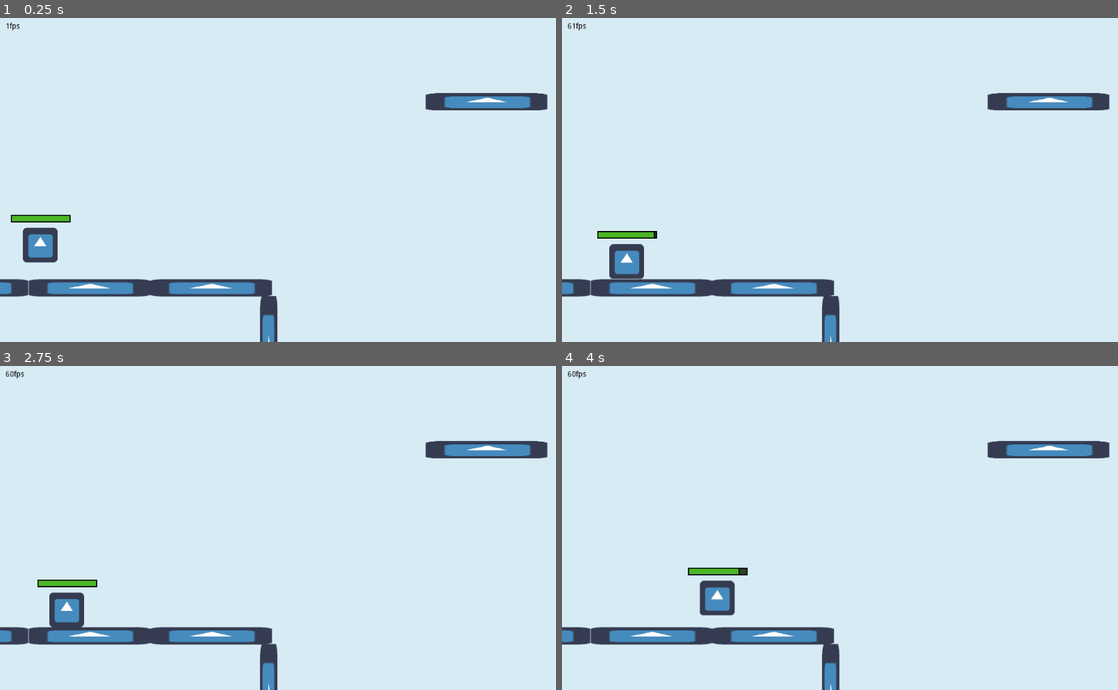
Above: before the commit, frames 1-4 (two rows, left to right).
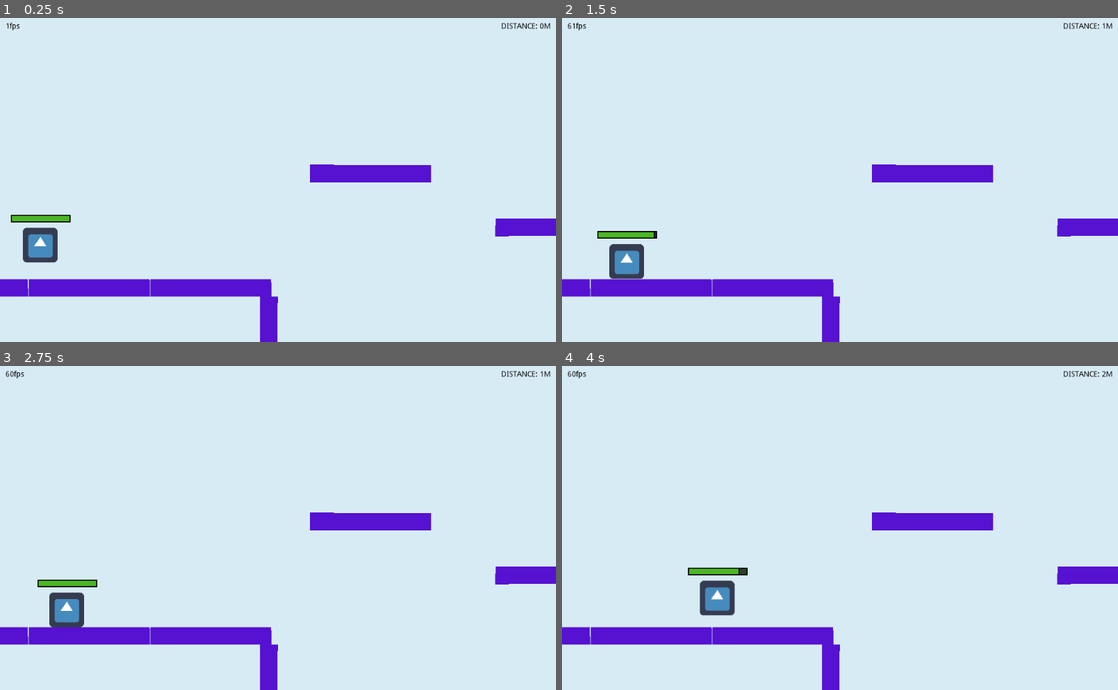
Above: after the commit, the same moments.

Repository: iwilliams/wildjam-15
Game: Godot game, scene res://Main.tscn
Two runs of this game, one before a commit and one after it. Both use one fixed random seed, a clock stepped at 60 frames per second and the inputs below. The engine's default icon, where the game draws it, is replaced by a stand-in: a white triangle on a blue panel in a dark square.
Inputs:
- Up to frame 1 (0.25 s): no input
- Up to frame 2 (1.5 s): hold D (move_right) 0.53-1.28 s; tap Space (jump) at 0.77 s; hold A (move_left) from 1.28 s (still down)
- Up to frame 3 (2.75 s): tap Space (jump) at 1.52 s; release A (move_left) at 2.03 s; hold D (move_right) from 2.03 s (still down)
- Up to frame 4 (4 s): tap Space (jump) at 3.02, 3.77 s; release D (move_right) at 3.53 s; hold A (move_left) from 3.53 s (still down)

The runs differ from the first frame. In frame 1, 6.2% of the frame differs, in the area x 0-100%, y 1-100%; in frame 2, 6.2%; in frame 3, 6.2%; in frame 4, 6.2%.

Commit message:
Platform updates

Diff:
--- a/Main.gd
+++ b/Main.gd
@@ -7,6 +7,7 @@
 
 onready var player = get_node("Player")
 onready var stamina_bar = get_node("Player/StaminaBar")
+onready var score_label = get_node("HUD/Container/Score")
 
 # Called when the node enters the scene tree for the first time.
 func _ready():
@@ -15,6 +16,7 @@
 
 func _process(delta):
   stamina_bar.value = player.stamina
+  score_label.text = "DISTANCE: " + str(floor(player.position.x/100)) + "M"
   pass
 
 func create_room(position):
--- a/Main.tscn
+++ b/Main.tscn
@@ -83,11 +83,23 @@
 [node name="HUD" type="CanvasLayer" parent="."]
 editor/display_folded = true
 
-[node name="Debug" type="Label" parent="HUD"]
+[node name="Container" type="MarginContainer" parent="HUD"]
+anchor_right = 1.0
 margin_left = 10.0
 margin_top = 10.0
-margin_right = 40.0
+margin_right = -10.0
+margin_bottom = 14.0
+
+[node name="Debug" type="Label" parent="HUD/Container"]
+margin_right = 1004.0
 margin_bottom = 14.0
 custom_colors/font_color = Color( 0, 0, 0, 1 )
 text = "60fps"
 script = ExtResource( 5 )
+
+[node name="Score" type="Label" parent="HUD/Container"]
+margin_right = 1004.0
+margin_bottom = 14.0
+custom_colors/font_color = Color( 0, 0, 0, 1 )
+text = "DISTANCE: 00M"
+align = 2
--- a/Platform.gd
+++ b/Platform.gd
@@ -1,15 +1,24 @@
 extends RigidBody2D
 
 export var should_fall = true
+var is_falling = false
 
 # Called when the node enters the scene tree for the first time.
 func _ready():
   pass # Replace with function body.
 
+func _start_falling(animation):
+  mode = RigidBody2D.MODE_CHARACTER
+  pass
+
 func _on_Platform_body_entered(body):
   print("Landed on")
-  if should_fall && mode != RigidBody2D.MODE_CHARACTER:
+  if should_fall && !is_falling:
+    is_falling = true
     get_node("AnimationPlayer").play("Shake")
-    yield(get_tree().create_timer(1.0), "timeout")
-    mode = RigidBody2D.MODE_CHARACTER
+    get_node("AnimationPlayer").connect(
+      "animation_finished",
+      self,
+      "_start_falling"
+    )
   pass # Replace with function body.
--- a/Platform.tscn
+++ b/Platform.tscn
@@ -24,6 +24,18 @@
 "update": 0,
 "values": [ 0.0, 1.0, -1.0, 1.0, -1.0, 0.0 ]
 }
+tracks/1/type = "value"
+tracks/1/path = NodePath("Polygon2D:rotation_degrees")
+tracks/1/interp = 1
+tracks/1/loop_wrap = true
+tracks/1/imported = false
+tracks/1/enabled = true
+tracks/1/keys = {
+"times": PoolRealArray( 0, 0.2, 0.4, 0.6, 0.8, 1 ),
+"transitions": PoolRealArray( 1, 1, 1, 1, 1, 1 ),
+"update": 0,
+"values": [ 0.0, 1.0, -1.0, 1.0, -1.0, 0.0 ]
+}
 
 [node name="Platform" type="RigidBody2D" groups=[
 "Platform",
@@ -36,6 +48,7 @@
 script = ExtResource( 1 )
 
 [node name="Sprite" type="Sprite" parent="."]
+visible = false
 scale = Vector2( 3.5, 0.5 )
 texture = ExtResource( 2 )
 __meta__ = {
@@ -48,6 +61,11 @@
 "_edit_lock_": true
 }
 
+[node name="Polygon2D" type="Polygon2D" parent="."]
+scale = Vector2( 1.535, 0.866486 )
+color = Color( 0.341176, 0.0705882, 0.823529, 1 )
+polygon = PoolVector2Array( -72.5465, -18.9887, -72.78, 18.6603, 72.4834, 18.2466, 72.2498, -18.5749 )
+
 [node name="AnimationPlayer" type="AnimationPlayer" parent="."]
 anims/Shake = SubResource( 3 )
 [connection signal="body_entered" from="." to="." method="_on_Platform_body_entered"]
--- a/Room.gd
+++ b/Room.gd
@@ -21,12 +21,12 @@
   randomize()
 
   # Determine how many platforms to spawn
-  var possible_platforms = [2, 3]
-  possible_platforms.shuffle()
-  var num_platforms = possible_platforms.pop_front()
-
+#  var possible_platforms = [2, 3]
+#  possible_platforms.shuffle()
+#  var num_platforms = possible_platforms.pop_front()
+  var num_platforms = 3
   # Get the possible spawn columns and randomize them
-  var spawns = [spawn_1, spawn_2, spawn_3, spawn_4]
+  var spawns = [spawn_1, spawn_2, spawn_3]
   spawns.shuffle()
 
   for i in num_platforms:
--- a/Room.tscn
+++ b/Room.tscn
@@ -47,6 +47,7 @@
 [node name="DeathArea2" type="Area2D" parent="."]
 editor/display_folded = true
 position = Vector2( 512, -60 )
+monitoring = false
 
 [node name="CollisionShape2D" type="CollisionShape2D" parent="DeathArea2"]
 shape = SubResource( 2 )
@@ -55,7 +56,7 @@
 }
 
 [node name="Spawn1" type="Node2D" parent="."]
-position = Vector2( 128, 300 )
+position = Vector2( 170.66, 300 )
 
 [node name="Top" type="Node2D" parent="Spawn1"]
 position = Vector2( 0, -150 )
@@ -65,7 +66,7 @@
 
 [node name="Spawn2" type="Node2D" parent="."]
 editor/display_folded = true
-position = Vector2( 384, 300 )
+position = Vector2( 512, 300 )
 
 [node name="Top" type="Node2D" parent="Spawn2"]
 position = Vector2( 0, -150 )
@@ -75,7 +76,7 @@
 
 [node name="Spawn3" type="Node2D" parent="."]
 editor/display_folded = true
-position = Vector2( 640, 300 )
+position = Vector2( 853.33, 300 )
 
 [node name="Top" type="Node2D" parent="Spawn3"]
 position = Vector2( 0, -150 )
@@ -85,6 +86,7 @@
 
 [node name="Spawn4" type="Node2D" parent="."]
 editor/display_folded = true
+visible = false
 position = Vector2( 896, 300 )
 
 [node name="Top" type="Node2D" parent="Spawn4"]
Not shown, added: asses/Floating Island-01-01.png.import
Not shown, added: asses/Floating Island-01-02.png.import
